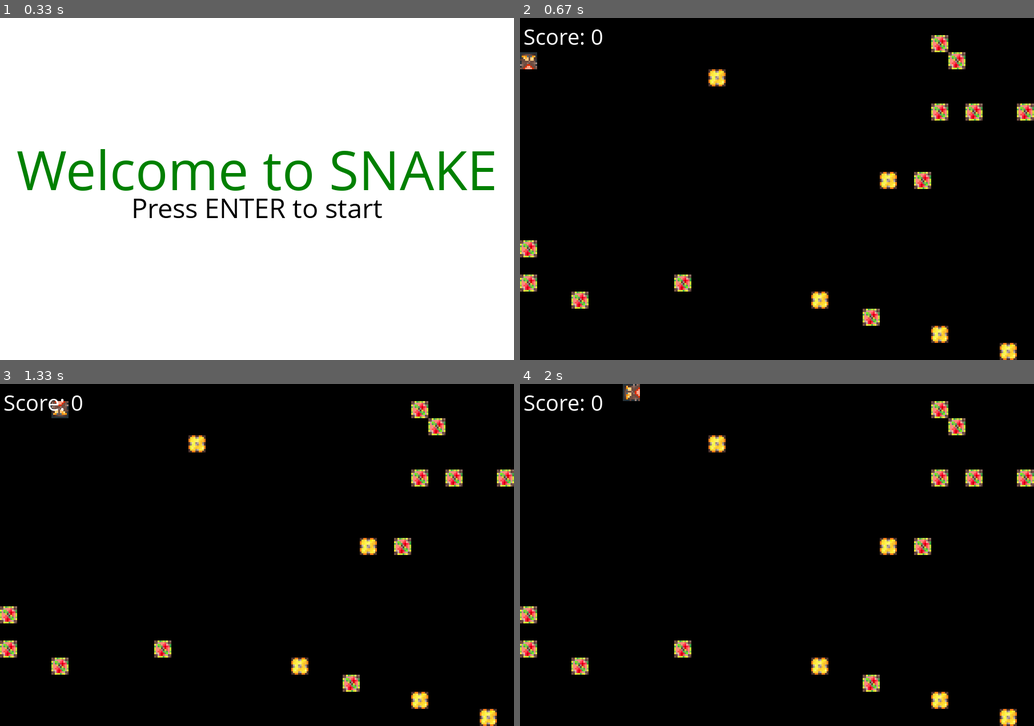
Above: before the commit, frames 1-4 (two rows, left to right).
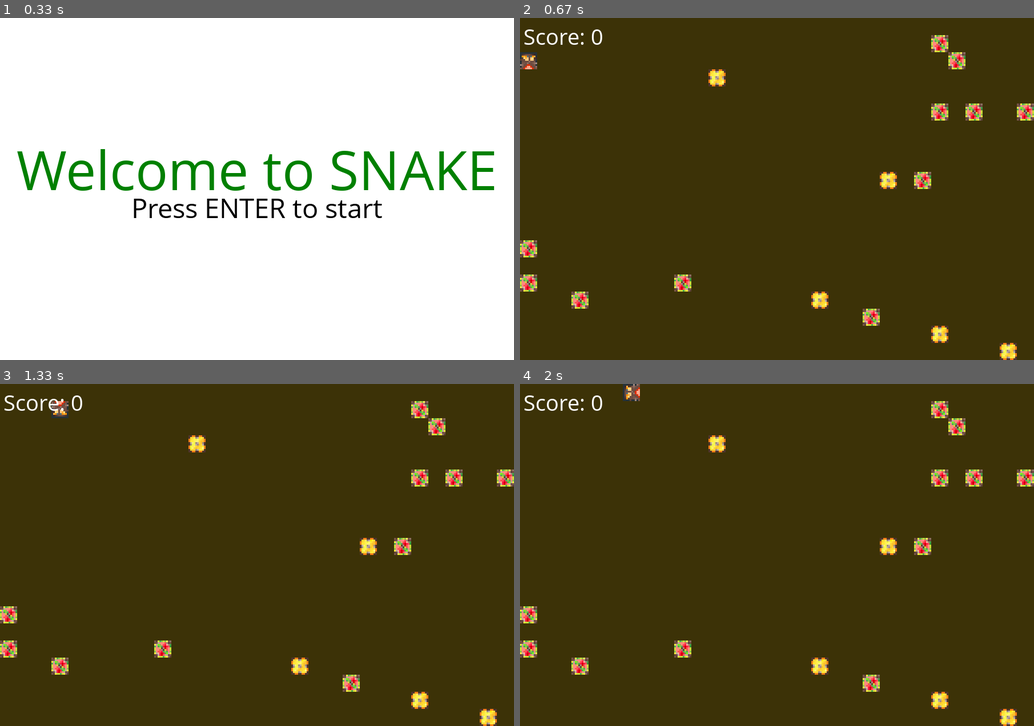
Above: after the commit, the same moments.

Repository: felix-vierthaler/pygame-snake
Game: pygame game, started from main.py
Same seed, same stepped clock (60 frames per second), same inputs: the game is played once before the commit and once after it.
Inputs:
- Up to frame 1 (0.33 s): no input
- Up to frame 2 (0.67 s): tap Enter at 0.33 s
- Up to frame 3 (1.33 s): hold Right 0.67-1.13 s; hold Up from 1.17 s (still down)
- Up to frame 4 (2 s): release Up at 1.47 s; hold Right 1.5-1.97 s

Frame 1 is identical in both runs. In frame 2, 97% of the frame differs, in the area x 0-100%, y 0-100%; in frame 3, 97%; in frame 4, 97%.

Commit message:
done for today, audio not working

Diff:
--- a/app.py
+++ b/app.py
@@ -1,3 +1,6 @@
+#import os
+#os.environ["SDL_AUDIODRIVER"] = "dsp"
+
 import pygame
 
 #Class to handle the game loop and the scenes
@@ -32,6 +35,13 @@
         #set starting scene
         self.changeScene(self.startScene)
 
+        #pygame.mixer.init()
+
+        #load music
+        #pygame.mixer.music.load("music.mp3")
+        #pygame.mixer.music.play(0)
+
+
         while self.running:
             #test if window was closed
             for event in pygame.event.get():
--- a/nukes.py
+++ b/nukes.py
@@ -18,7 +18,6 @@
             self.boxWidth = boxWidth
 
             #import assets
-            #assets
             self.nukeImg = pygame.image.load('assets/enemie.png')
             self.nukeImg = pygame.transform.scale(self.nukeImg, (boxWidth, boxWidth))
 
--- a/scenes.py
+++ b/scenes.py
@@ -48,6 +48,8 @@
         #font needed for score overlay
         self.font = pygame.font.SysFont("comicsansms", 40)
 
+
+
     #get the inputs from pygame and process them
     def handleEvent(self):
         pressed = pygame.key.get_pressed()
@@ -85,7 +87,7 @@
 
     def render(self, screen):
         #fill bg in black
-        screen.fill((0, 0, 0))
+        screen.fill((60, 50, 7))
         #render apples and snake and nukes
         self.apples.render(screen)
         self.nukes.render(screen)
Not shown, added: music.mp3
